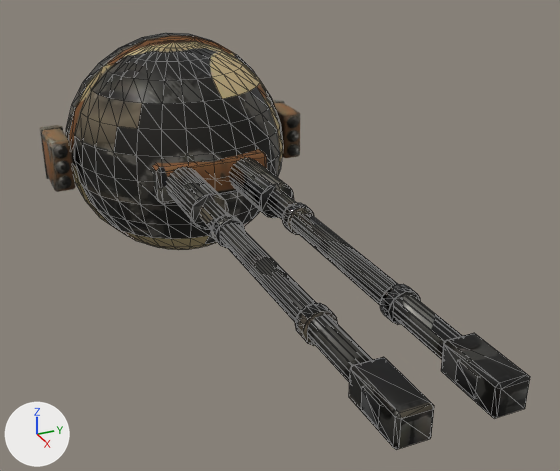
One commit to the glTF model game/models/turrets/turret_kit_tail_ball_t2.glb: the scene before it, then after it.
Both versions are drawn from a camera (50 mm lens) standing at (2.082, -0.619, 0.698) and looking at (0.582, 0.056, -0.053). Arrows for +X, +Y and +Z are at lower left; the lights stay in place. The first picture is the older version. Mesh edges are drawn as thin lines on the coarser meshes. Where no turn or scale is listed for an object, it has been applied to the vertices. Vertices at exactly the same position are counted once.

The first picture shows 'pods', 'turret_tail_ball_t2'.
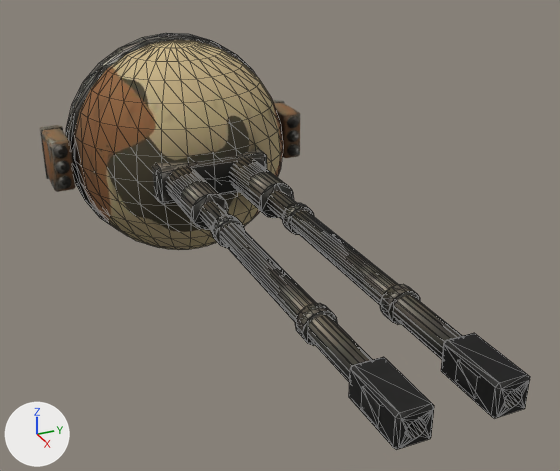
Pixel boxes (x1, y1, x2, y2) of what changed, in the pictures (560 x 471 px):
part 1 of me_sphere, cut back
    both: (399, 380, 530, 449)
part 2 of me_sphere, surface changed
    both: (66, 33, 512, 449)

The edits, one by one:
me_sphere is used by ob_turret_tail_ball_t2; location (0.0, 0.0, 0.0).
me_sphere had 798 vertices, 1536 faces and spanned x -0.3..1.36, y -0.31..0.31, z -0.31..0.31.
me_sphere now has 862 vertices, 1664 faces and spans x -0.3..1.36, y -0.31..0.31, z -0.31..0.31.
Part 1, on me_sphere:
4 faces are deleted.
64 vertices are added at x 1.33..1.36, y -0.1..0.1, z -0.02..0.02.
132 new faces join them.
me_sphere part 2: 1530 kept faces spanning x -0.3..1.36, y -0.31..0.31, z -0.31..0.31 get new texture (UV) coordinates.
